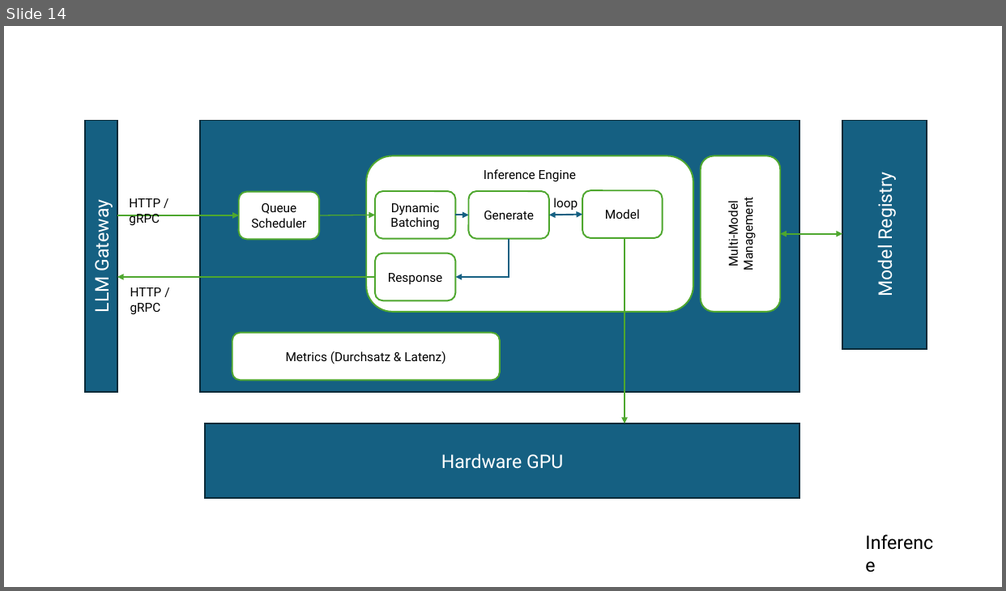
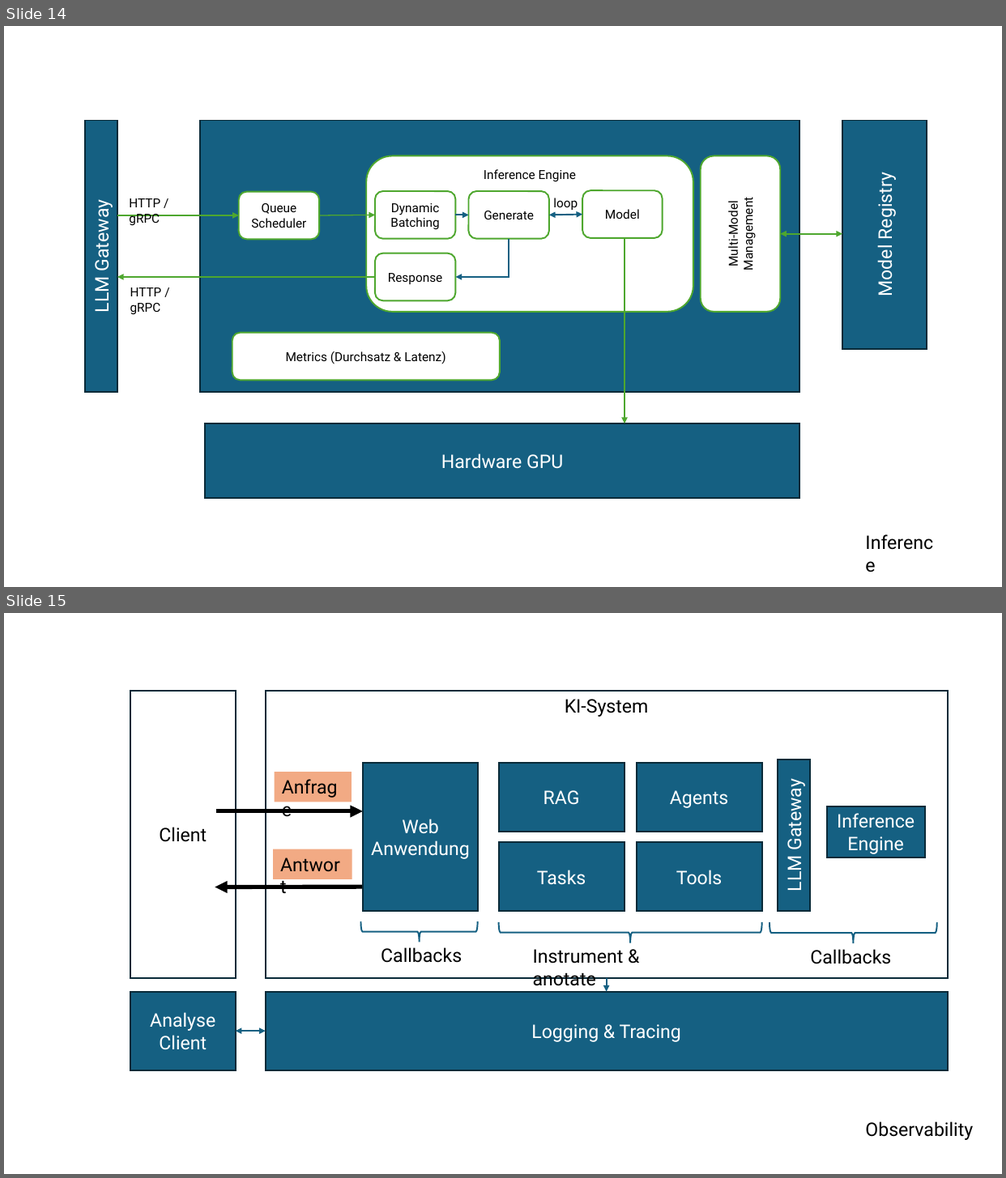
Before and after one commit to dneumnn/RAKIPOEV, a slide deck: RAKIPOEV-docs/docs/ppt/Building-Blocks.pptx. Shown one above the other, each under a label of ours: slide 14 before the commit, slides 14 and 15 after it. The pictures are 1006x591 and 1006x1178 pixels, drawn with LibreOffice and Linux fonts; fonts in the diff are those of the drawing. Boxes give left, top, right and bottom in pixels: in the first picture for what was removed or moved away, otherwise in the second. Text is boxed around its words. In the diff, an @@ line names an element or a change of style, - is before the commit and + after.

Commit message:
observability

```diff
--- a/RAKIPOEV-docs/docs/ppt/Building-Blocks.pptx
+++ b/RAKIPOEV-docs/docs/ppt/Building-Blocks.pptx
@@ slide 15 added at (4,613,1002,1174), background #FFFFFF @@
@@ rectangle added at (130,691,236,978), fill #FFFFFF, outline #092A39 1.5 pt, 18 pt, text #000000 @@
+Client
@@ rectangle added at (266,691,948,978), fill #FFFFFF, outline #092A39 1.5 pt, 18 pt, text #000000 @@
+KI-System
@@ rectangle added at (275,772,351,802), fill #F2AA84, 18 pt, text #000000 @@
+Anfrage
@@ rectangle added at (363,763,479,912), fill #156082, outline #092A39 1.5 pt, 18 pt, text #FFFFFF @@
+Web Anwendung
@@ rectangle added at (499,763,624,832), fill #156082, outline #092A39 1.5 pt, 18 pt, text #FFFFFF @@
+RAG
@@ rectangle added at (637,763,762,832), fill #156082, outline #092A39 1.5 pt, 18 pt, text #FFFFFF @@
+Agents
@@ rectangle added at (778,760,809,912), fill #156082, outline #092A39 1.5 pt, 18 pt, text #FFFFFF @@
+LLM Gateway
@@ rectangle added at (827,807,925,858), fill #156082, outline #092A39 1.5 pt, 18 pt, text #FFFFFF @@
+Inference Engine
@@ arrow added from (216, 811) to (363, 811), #000000 4 pt @@
@@ rectangle added at (273,850,352,879), fill #F2AA84, 18 pt, text #000000 @@
+Antwort
@@ rectangle added at (499,843,624,912), fill #156082, outline #092A39 1.5 pt, 18 pt, text #FFFFFF @@
+Tasks
@@ rectangle added at (637,843,762,912), fill #156082, outline #092A39 1.5 pt, 18 pt, text #FFFFFF @@
+Tools
@@ arrow added from (363, 887) to (215, 887), #000000 4 pt @@
@@ right brace added at (360,922,478,942), outline #156082 1.5 pt @@
@@ right brace added at (499,922,762,943), outline #156082 1.5 pt @@
@@ right brace added at (769,923,938,944), outline #156082 1.5 pt @@
@@ text added at (381,948,462,963), 18 pt, text #000000 @@
+Callbacks
@@ text added at (533,949,624,986), 18 pt, text #000000 @@
+Instrument & anotate
@@ text added at (810,949,891,965), 18 pt, text #000000 @@
+Callbacks
@@ rectangle added at (130,992,236,1071), fill #156082, outline #092A39 1.5 pt, 18 pt, text #FFFFFF @@
+Analyse
+Client
@@ rectangle added at (266,992,948,1071), fill #156082, outline #092A39 1.5 pt, 18 pt, text #FFFFFF @@
+Logging & Tracing
@@ arrow added from (607, 978) to (607, 992), #156082 1.5 pt @@
@@ double arrow added from (236, 1032) to (266, 1032), #156082 1.5 pt @@
@@ text added at (865,1122,973,1140), 18 pt, text #000000 @@
+Observability
```
Also in this commit, not shown: 1 other slide added, 5 other files.
